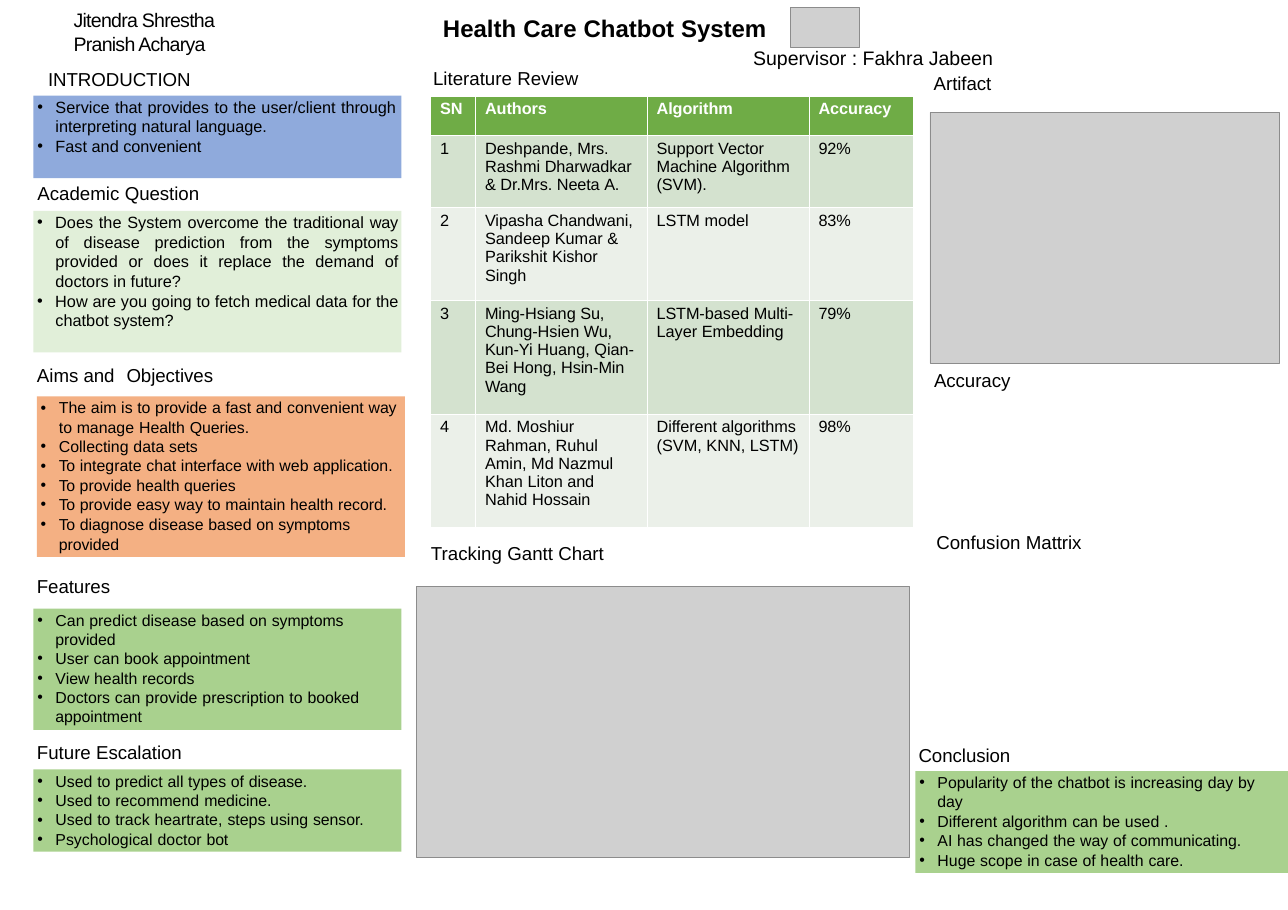
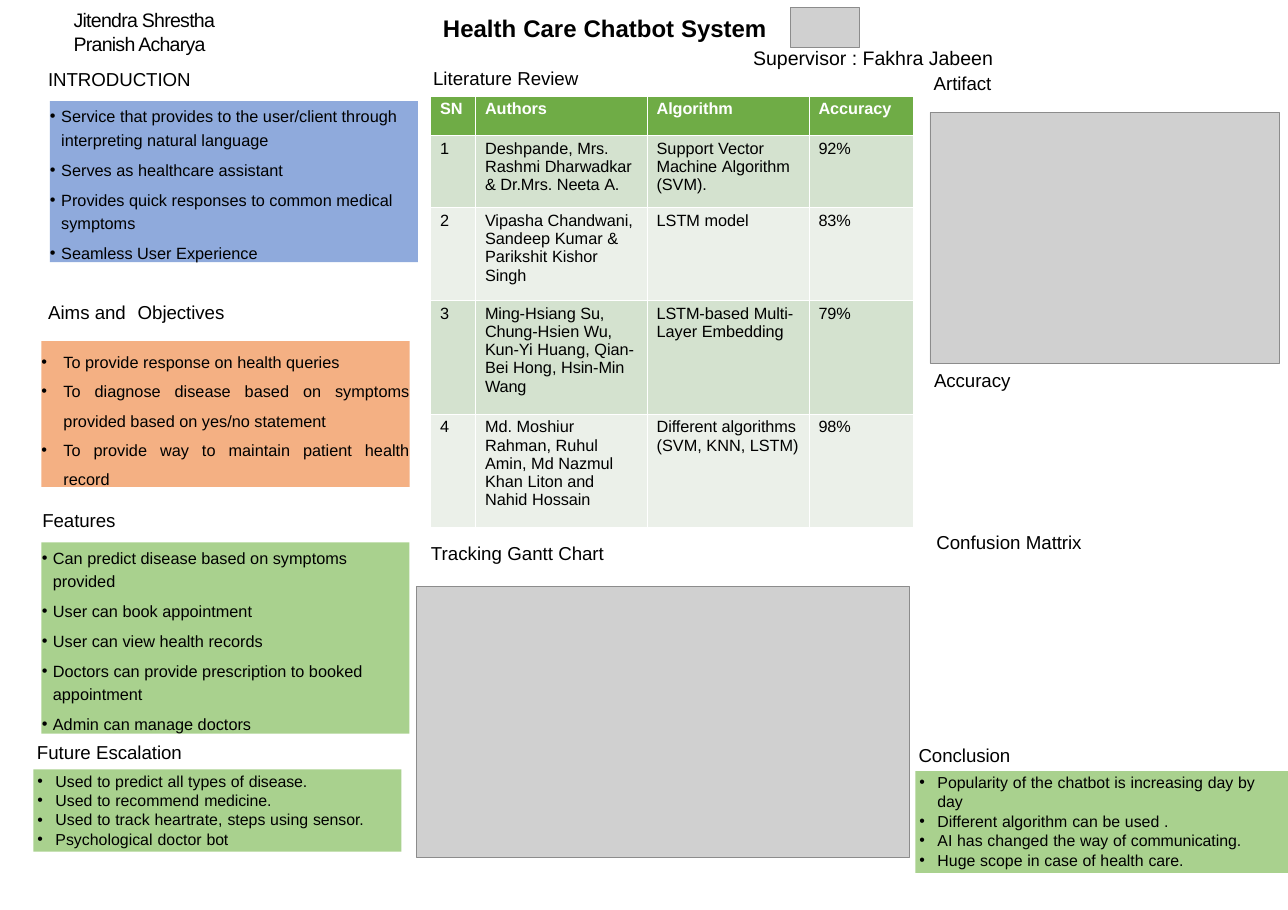
Before and after one commit to pranish33/Advance-Project, a slide deck: slide 1 of Reports/eposter.pptx. Drawn at 1288x910 pixels with LibreOffice and Linux fonts; fonts in the diff are those of the drawing; grey boxes stand for pictures. Boxes give left, top, right and bottom in pixels: in the first picture for what was removed or moved away, otherwise in the second. Text is boxed around its words. In the diff, an @@ line names an element or a change of style, - is before the commit and + after.

```diff
--- a/Reports/eposter.pptx
+++ b/Reports/eposter.pptx
@@ rectangle "Service that provides to the ..." resized from (x1=33, y1=95, x2=401, y2=178) to (x1=50, y1=101, x2=418, y2=262) @@
@@ text in rectangle at (x1=61, y1=110, x2=397, y2=263): text changed @@
-• Service that provides to the user/client through interpreting natural language.
-• Fast and convenient
+• Service that provides to the user/client through interpreting natural language
+• Serves as healthcare assistant
+• Provides quick responses to common medical symptoms
+• Seamless User Experience
@@ text removed at (x1=37, y1=186, x2=199, y2=204) @@
-Academic Question
@@ rectangle removed at (x1=33, y1=211, x2=401, y2=352) @@
-• Does the System overcome the traditional way of disease prediction from the symptoms provided or does it replace the demand of doctors in future?
-• How are you going to fetch medical data for the chatbot system?
@@ text "Aims and Objectives" moved from (x1=37, y1=368, x2=214, y2=386) to (x1=48, y1=305, x2=225, y2=323) @@
@@ rectangle "To provide response on health ..." resized from (x1=37, y1=397, x2=405, y2=557) to (x1=42, y1=341, x2=409, y2=487) @@
@@ text in rectangle at (x1=63, y1=356, x2=409, y2=489): text changed; size 19.5 to 20 pt @@
-• The aim is to provide a fast and convenient way to manage Health Queries.
-• Collecting data sets
-• To integrate chat interface with web application.
-• To provide health queries
-• To provide easy way to maintain health record.
-• To diagnose disease based on symptoms provided
+• To provide response on health queries
+• To diagnose disease based on symptoms provided based on yes/no statement
+• To provide way to maintain patient health record
@@ text "Features" moved from (x1=37, y1=580, x2=110, y2=594) to (x1=42, y1=514, x2=115, y2=528) @@
@@ rectangle "Can predict disease based on ..." resized from (x1=33, y1=609, x2=401, y2=730) to (x1=42, y1=542, x2=409, y2=733) @@
@@ text in rectangle at (x1=53, y1=552, x2=362, y2=704): size 19.5 to 20 pt in "Can predict disease based on symptoms provided", "User can book appointment", "Doctors can provide prescription to booked appointment"; letter spacing -0.1 to 0 pt in "symptoms provided", "appointment", "booked appointment"; indent changed; line spacing 1.02 to 1.2; less space between paragraphs; line spacing 1 to 1.2; more space between paragraphs @@
@@ text in rectangle at (x1=53, y1=635, x2=263, y2=647): text changed; size 19.5 to 20 pt @@
-• View health records
+• User can view health records
@@ text in rectangle at (x1=53, y1=718, x2=251, y2=734): paragraph added @@
+• Admin can manage doctors
```
Also in this commit, not shown: 50 other files.
